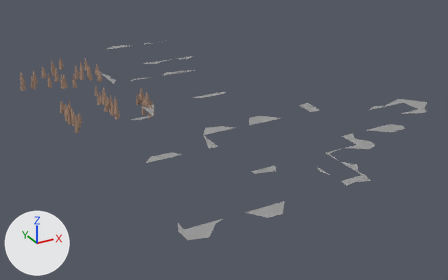
One commit to the OBJ model Juego/assets/models/Escenario/DecoracionDetallesRocas.obj: the scene before it, then after it.
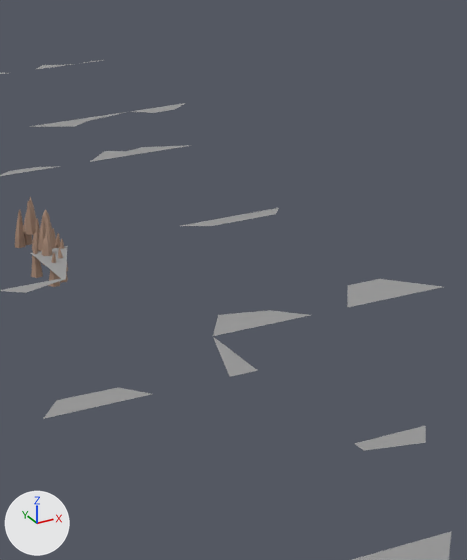
Old and new are each drawn whole from a 50 mm lens placed at (-534.0, -895.0, 243.0), pointed at (-212.0, -309.0, -50.0) and again close up on the part from 29% to 65% of the width and 7% to 75% of the height. The lights are fixed; the arrows at lower left show +X, +Y and +Z. Where no turn or scale is listed for an object, it has been applied to the vertices.

Names of what the first close-up shows: 'Cube.006_Cube.003_Cube.006_Cube.002', 'Cylinder.041_Cylinder.043'.
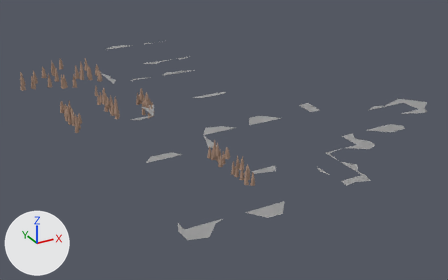
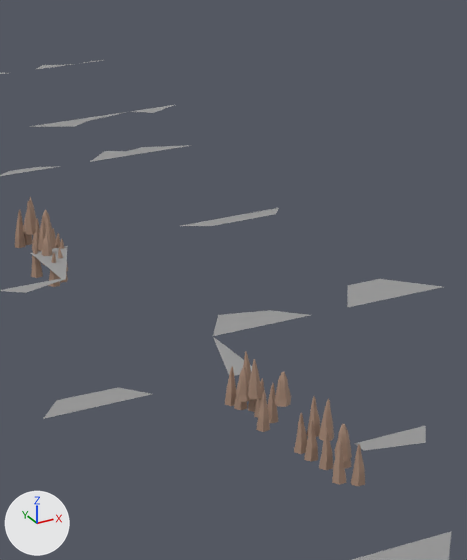
The change in detail:
me_cylinder_041_cylinder_043 is used by ob_cylinder_041_cylinder_043; location (0.0, 0.0, 0.0).
me_cylinder_041_cylinder_043 had 2430 vertices, 2106 faces and spanned x -398.0..-285.0, y -306.0..-44.0, z -27.0..13.0.
me_cylinder_041_cylinder_043 now has 3000 vertices, 2600 faces and spans x -398.0..-277.0, y -489.0..-44.0, z -27.0..13.0.
me_cylinder_041_cylinder_043 part 1: 570 vertices added at x -292.0..-277.0, y -489.0..-418.0, z -9.0..13.0.

What differs and where, as boxes [x1, y1, x2, y2] in the close-ups (467 x 560 px):
'Cylinder.041_Cylinder.043', reshaped
    before: [15, 197, 68, 287]
    after: [15, 197, 365, 486]
part 1 of me_cylinder_041_cylinder_043, added (brown)
    after: [225, 351, 365, 486]
